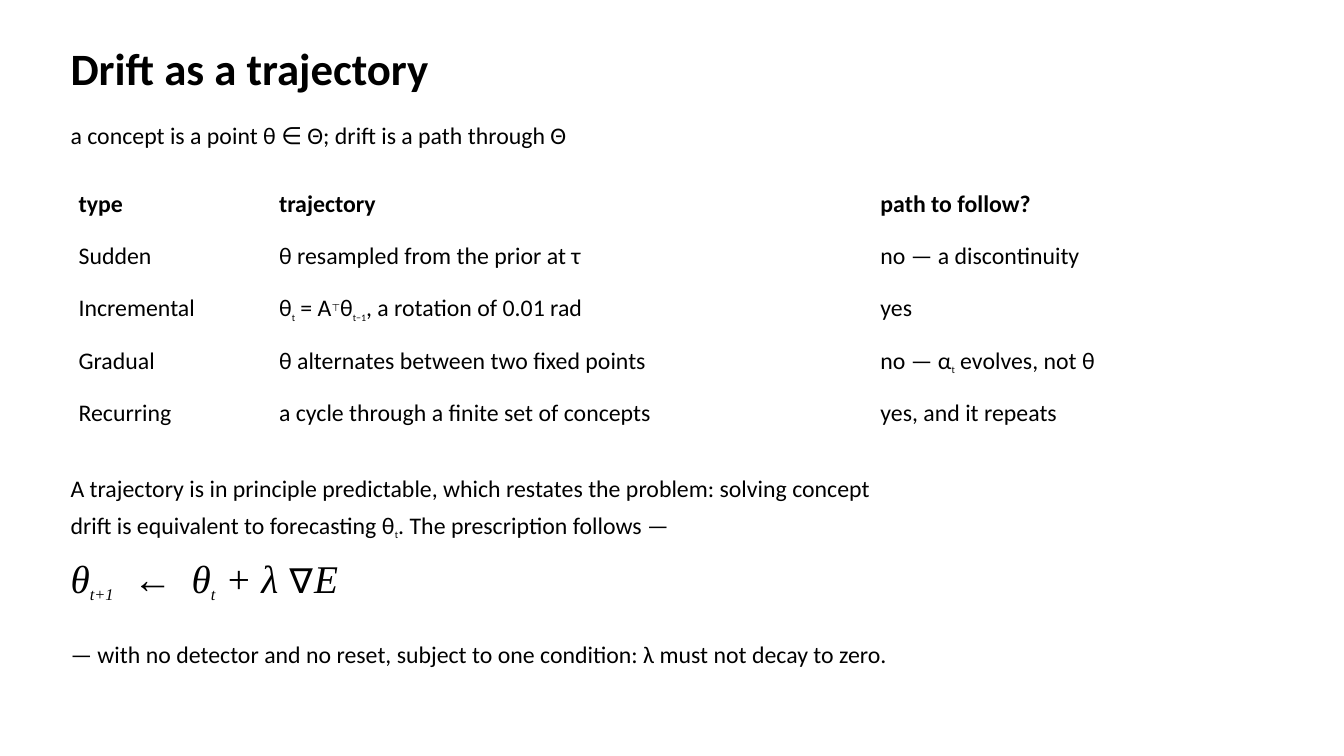
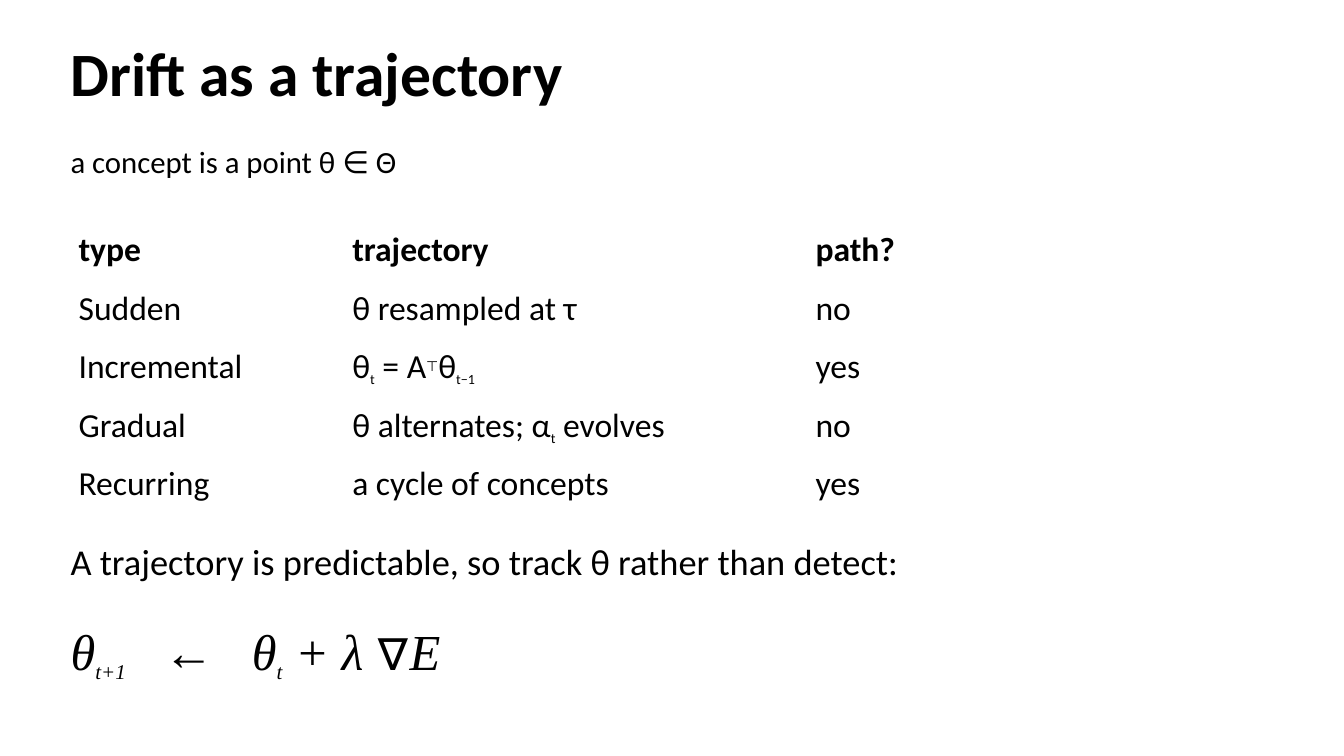
Before and after one commit to phuong0111/time-series-research, a slide deck: slide 14 of data-drift/seminar.pptx. Drawn at 1344x756 pixels with LibreOffice and Linux fonts; fonts in the diff are those of the drawing. Boxes give left, top, right and bottom in pixels: in the first picture for what was removed or moved away, otherwise in the second. Text is boxed around its words. In the diff, an @@ line names an element or a change of style, - is before the commit and + after.

```diff
--- a/data-drift/seminar.pptx
+++ b/data-drift/seminar.pptx
@@ text "Drift as a trajectory" at [71,52,562,107]: size 32 to 44 pt @@
@@ text at [71,152,396,178]: text changed; size 17 to 22 pt @@
-a concept is a point θ ∈ Θ; drift is a path through Θ
+a concept is a point θ ∈ Θ
@@ table at [71,227,1019,519] @@
-row 1, column 3: path to follow?
+row 1, column 3: path?
-row 2, column 2: θ resampled from the prior at τ
+row 2, column 2: θ resampled at τ
-row 2, column 3: no — a discontinuity
+row 2, column 3: no
-row 3, column 2: θt = A⊤θt−1, a rotation of 0.01 rad
+row 3, column 2: θt = A⊤θt−1
-row 4, column 2: θ alternates between two fixed points
+row 4, column 2: θ alternates; αt evolves
-row 4, column 3: no — αt evolves, not θ
+row 4, column 3: no
-row 5, column 2: a cycle through a finite set of concepts
+row 5, column 2: a cycle of concepts
-row 5, column 3: yes, and it repeats
+row 5, column 3: yes
@@ size 17 to 24 pt in "type", "trajectory", "Sudden", "Incremental" and 3 more places @@
@@ table: place and size @@
-table at [71,187,1274,449]
+table at [71,227,1019,519]
@@ text at [71,549,898,582]: text changed; size 17 to 26 pt @@
-A trajectory is in principle predictable, which restates the problem: solving concept
-drift is equivalent to forecasting θt. The prescription follows —
+A trajectory is predictable, so track θ rather than detect:
@@ text "θt+1 ← θt + λ ...": place and size @@
-text "θt+1 ← θt + λ ..." at [90,565,338,600]
+text "θt+1 ← θt + λ ..." at [95,634,441,679]
@@ text "θt+1 ← θt + λ ..." at [95,634,441,679]: size 28 to 36 pt in "θt+1 ← θt + λ ∇E"; size 20.2 to 25.9 pt in "θt+1 θt" @@
@@ text removed at [97,646,886,667] @@
-— with no detector and no reset, subject to one condition: λ must not decay to zero.
```
Also in this commit, not shown: 26 other slides changed, 1 other file.
